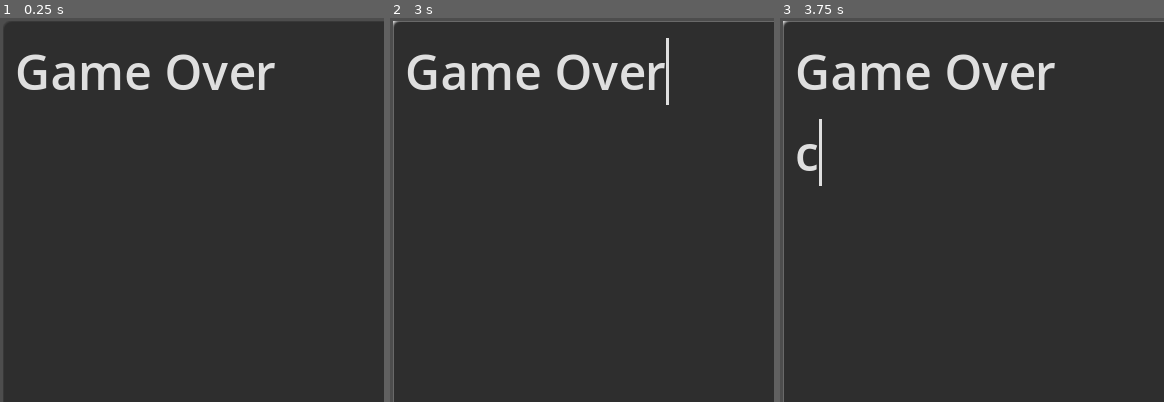
Above: before the commit, frames 1-3 (left to right).
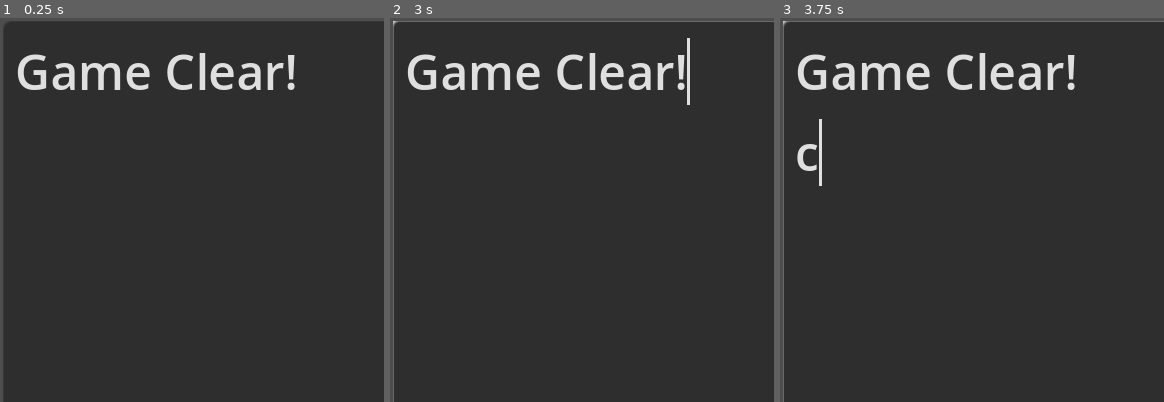
Above: after the commit, the same moments.

Repository: timpt0261/CMPM-121-F0-Proto
Game: Godot game, scene res://scene/game_over.tscn
Two runs of this game, one before a commit and one after it. Both use one fixed random seed, a clock stepped at 60 frames per second and the inputs below. This scene is started directly instead of the project's main scene.
Inputs (mouse positions are % of the whole screen's width and height, from its top left):
- Up to frame 1 (0.25 s): no input
- Up to frame 2 (3 s): tap Enter at 0.5, 2 s; move the mouse to (72, 45) at 0.52 s; hold C (Harvest) 0.53-1.28 s; tap Space at 1.25, 2.75 s; move the mouse to (30, 55) at 1.27 s; tap Z (Move) at 1.35 s; move the mouse to (60, 28) at 2.02 s; hold X (Plant) 2.03-2.78 s; move the mouse to (45, 70) at 2.77 s; click (45, 70) at 2.85 s
- Up to frame 3 (3.75 s): tap Enter at 3.5 s; move the mouse to (80, 65) at 3.52 s; hold C (Harvest) from 3.53 s (still down)
The pictures show only the part of the screen within x 0-50%, y 0-50%; the shares and areas given below are measured in that part.

The runs differ from the first frame. In frame 1, 1.3% of the frame differs, in the area x 43-77%, y 9-19%; in frame 2, 1.6%, in the area x 43-79%, y 5-23%; in frame 3, 1.3%.

Commit message:
Game over working technically, but super rough

Diff:
--- a/scene/game_over.tscn
+++ b/scene/game_over.tscn
@@ -4,7 +4,7 @@
 
 [node name="TextEdit" type="TextEdit" parent="."]
 layout_direction = 1
-anchors_preset = -1
+anchors_preset = 15
 anchor_right = 1.0
 anchor_bottom = 1.0
 offset_left = 1.0
@@ -13,5 +13,5 @@
 offset_bottom = 257.0
 grow_horizontal = 2
 grow_vertical = 2
-text = "Game Over"
-placeholder_text = "Gamer Over"
+text = "Game Clear!"
+placeholder_text = "Game Over"
--- a/script/score_count.gd
+++ b/script/score_count.gd
@@ -19,6 +19,4 @@
 	# Show the game over screen or perform any other game over actions
 	var game_over_screen = preload("res://scene/game_over.tscn").instantiate() # Adjust the path
 	get_tree().current_scene.add_child(game_over_screen)
-	game_over_screen.centered = true
-	game_over_screen.rect_min_size = Vector2(400, 200)
 	game_over_screen.show()
